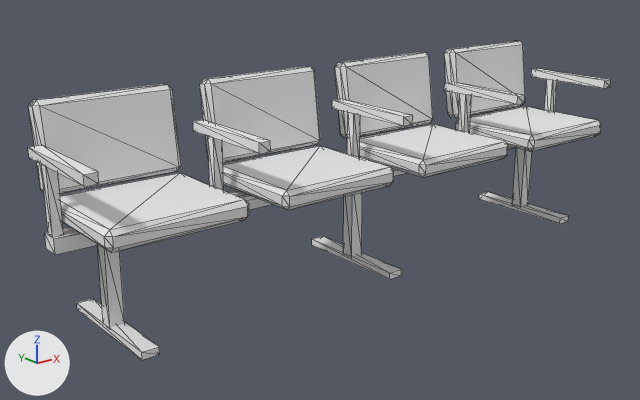
What one commit did to the glTF model game/assets/interior/seat_row.glb.
One viewpoint serves both versions: a camera (50 mm lens) standing at (-2.52, -2.87, 1.49) and looking at (-0.17, 0.07, 0.31). Every picture has the same lights, and +X, +Y and +Z are marked at lower left. The first picture is the older version. Mesh edges are drawn as thin lines. Where no turn or scale is listed for an object, it has been applied to the vertices. Vertices at exactly the same position are counted once.

The first picture shows 'SeatRow_Body'.
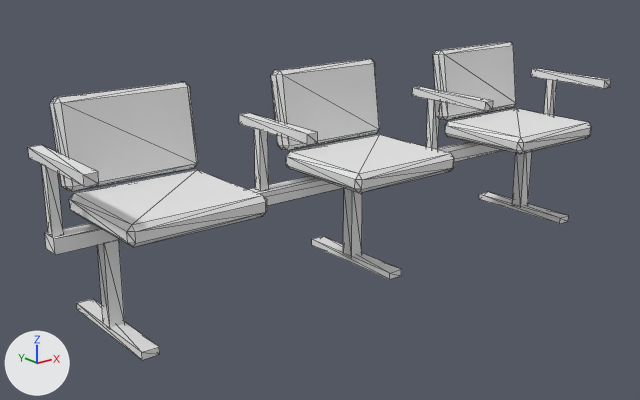
What the commit changed:
me_seat_beam is used by ob_seatrow_body; location (0.0, 0.0, 0.0).
me_seat_beam had 360 vertices, 604 faces and spanned x -1.42..1.42, y -0.32..0.3, z 0.0..0.88.
me_seat_beam now has 288 vertices, 480 faces and spans x -1.42..1.42, y -0.32..0.3, z 0.0..0.88.
me_seat_beam part 1: the loose piece of 24 vertices spanning x -1.37..-0.8, y -0.32..0.18, z 0.45..0.53 is moved by (0.08, 0.0, 0.0).
me_seat_beam part 2: the loose piece of 24 vertices spanning x -1.37..-0.8, y 0.16..0.29, z 0.53..0.88 is moved by (0.08, 0.0, 0.0).
me_seat_beam part 3: the loose piece of 24 vertices spanning x -0.64..-0.07, y -0.32..0.18, z 0.45..0.53 is moved by (0.36, 0.0, 0.0).
me_seat_beam part 4: the loose piece of 24 vertices spanning x -0.64..-0.07, y 0.16..0.29, z 0.53..0.88 is moved by (0.36, 0.0, 0.0).
me_seat_beam part 5: the loose piece of 24 vertices spanning x 0.8..1.37, y -0.32..0.18, z 0.45..0.53 is moved by (-0.08, 0.0, 0.0).
me_seat_beam part 6: the loose piece of 24 vertices spanning x 0.8..1.37, y 0.16..0.29, z 0.53..0.88 is moved by (-0.08, 0.0, 0.0).
me_seat_beam part 7: the loose piece of 8 vertices spanning x -0.74..-0.7, y 0.02..0.06, z 0.43..0.69 is moved by (0.22, 0.0, 0.0).
me_seat_beam part 8: the loose piece of 8 vertices spanning x -0.75..-0.7, y -0.3..0.16, z 0.69..0.73 is moved by (0.22, 0.0, 0.0).
me_seat_beam part 9: the loose piece of 8 vertices spanning x 0.7..0.74, y 0.02..0.06, z 0.43..0.69 is moved by (-0.22, 0.0, 0.0).
me_seat_beam part 10: the loose piece of 8 vertices spanning x 0.7..0.75, y -0.3..0.16, z 0.69..0.73 is moved by (-0.22, 0.0, 0.0).
me_seat_beam part 11: the loose piece of 24 vertices spanning x 0.07..0.64, y 0.16..0.29, z 0.53..0.88 is deleted.
me_seat_beam part 12: the loose piece of 24 vertices spanning x 0.07..0.64, y -0.32..0.18, z 0.45..0.53 is deleted.
me_seat_beam part 13: the loose piece of 8 vertices spanning x -0.02..0.02, y 0.02..0.06, z 0.43..0.69 is deleted.
me_seat_beam part 14: the loose piece of 8 vertices spanning x -0.03..0.03, y -0.3..0.16, z 0.69..0.73 is deleted.
Other edits to the shape of me_seat_beam do not show in these pictures.

Location of each change, (x1, y1, x2, y2) in pixels of the pictures (640 x 400 px; the box of a moved part takes in the faces that stretch with it):
'SeatRow_Body', reshaped
    before: (28, 41, 611, 360)
    after: (28, 42, 611, 360)
part 1 of me_seat_beam, moved or reshaped
    before: (60, 173, 249, 252)
    after: (69, 170, 267, 247)
part 2 of me_seat_beam, moved or reshaped
    before: (28, 84, 181, 193)
    after: (50, 82, 198, 191)
part 3 of me_seat_beam, moved or reshaped
    before: (223, 146, 394, 210)
    after: (286, 135, 454, 193)
part 4 of me_seat_beam, moved or reshaped
    before: (200, 66, 320, 162)
    after: (271, 59, 379, 150)
part 5 of me_seat_beam, moved or reshaped
    before: (456, 106, 601, 152)
    after: (445, 108, 592, 154)
part 6 of me_seat_beam, moved or reshaped
    before: (444, 41, 526, 118)
    after: (433, 42, 516, 120)
part 7 of me_seat_beam, moved or reshaped
    before: (208, 136, 224, 191)
    after: (254, 129, 269, 191)
part 8 of me_seat_beam, moved or reshaped
    before: (193, 120, 271, 154)
    after: (239, 113, 318, 145)
part 9 of me_seat_beam, moved or reshaped
    before: (458, 94, 471, 133)
    after: (426, 99, 440, 150)
part 10 of me_seat_beam, moved or reshaped
    before: (444, 82, 525, 105)
    after: (412, 87, 493, 111)
part 11 of me_seat_beam, deleted
    before: (335, 52, 433, 138)
part 12 of me_seat_beam, deleted
    before: (360, 124, 508, 178)
part 13 of me_seat_beam, deleted
    before: (347, 113, 360, 158)
part 14 of me_seat_beam, deleted
    before: (332, 99, 413, 126)
